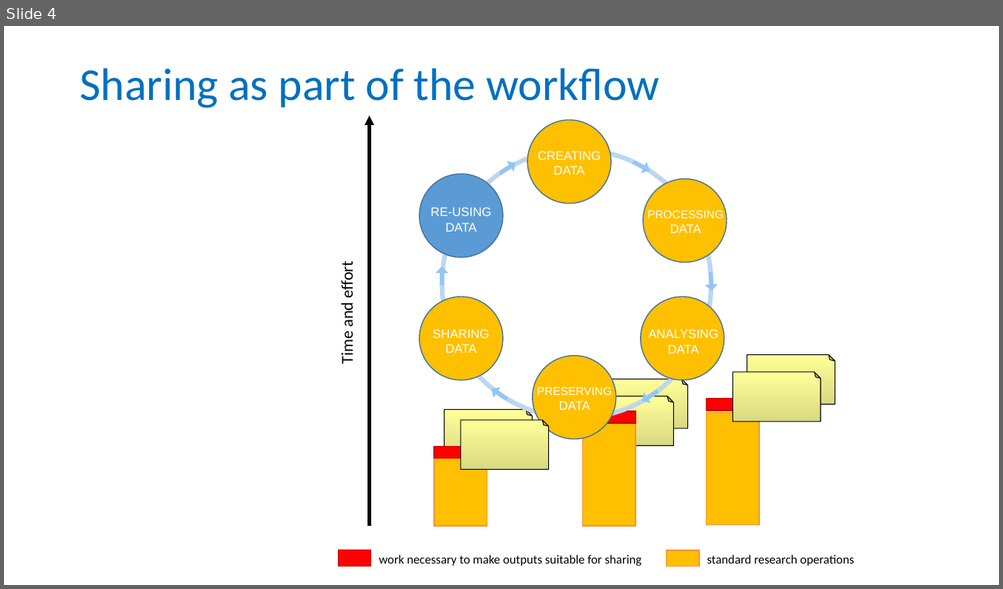
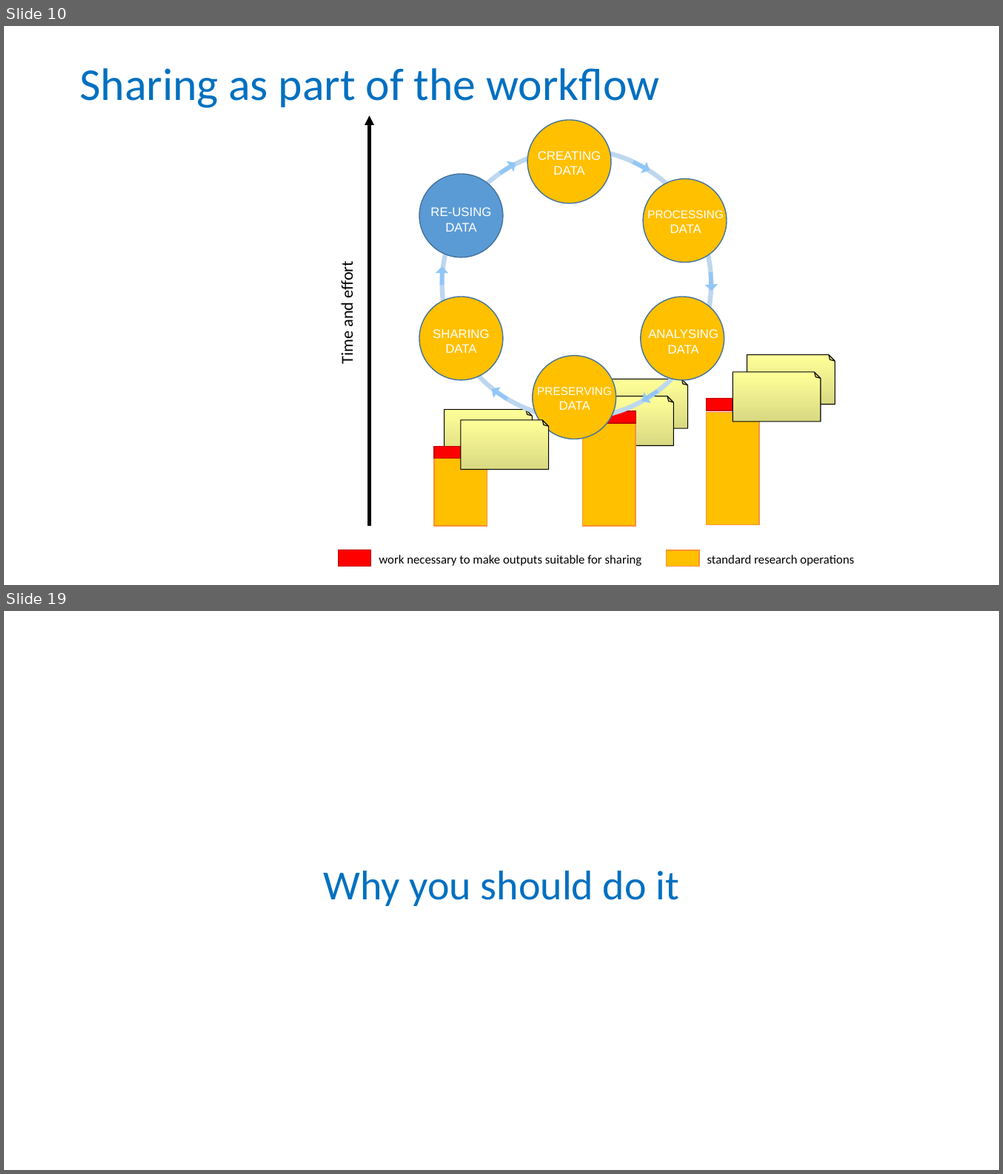
Before and after one commit to tobyhodges/probable-enigma, a slide deck: instructors/01_Why_are_we_here.pptx. Shown one above the other, each under a label of ours: slide 4 before the commit, slides 10 and 19 after it; the slides between them are not shown. The pictures are 1003x589 and 1003x1174 pixels, drawn with LibreOffice and Linux fonts; fonts in the diff are those of the drawing; background and template pictures are left out. Boxes give left, top, right and bottom in pixels: in the first picture for what was removed or moved away, otherwise in the second. Text is boxed around its words. In the diff, an @@ line names an element or a change of style, - is before the commit and + after.

```diff
--- a/instructors/01_Why_are_we_here.pptx
+++ b/instructors/01_Why_are_we_here.pptx
@@ slide 19 added at (4, 611, 999, 1170), background #FFFFFF @@
@@ text added at (324, 871, 679, 906), 40 pt, text #0070C0 @@
+Why you should do it
@@ what was slide 4 is now slide 10 @@
```
Also in this commit, not shown: 2 slides changed, 17 other slides added, 1 slide removed, 1 other file.
